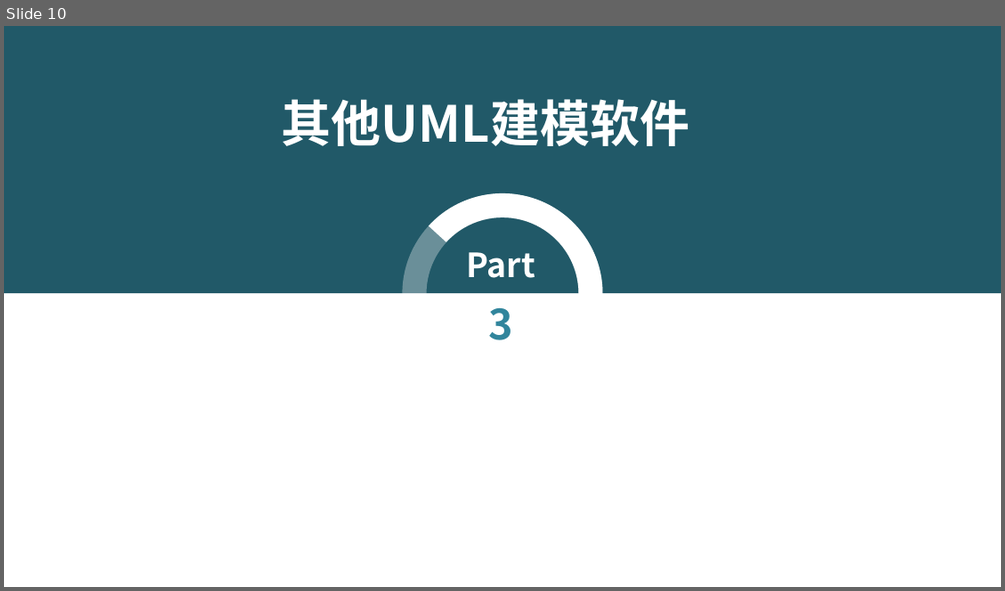
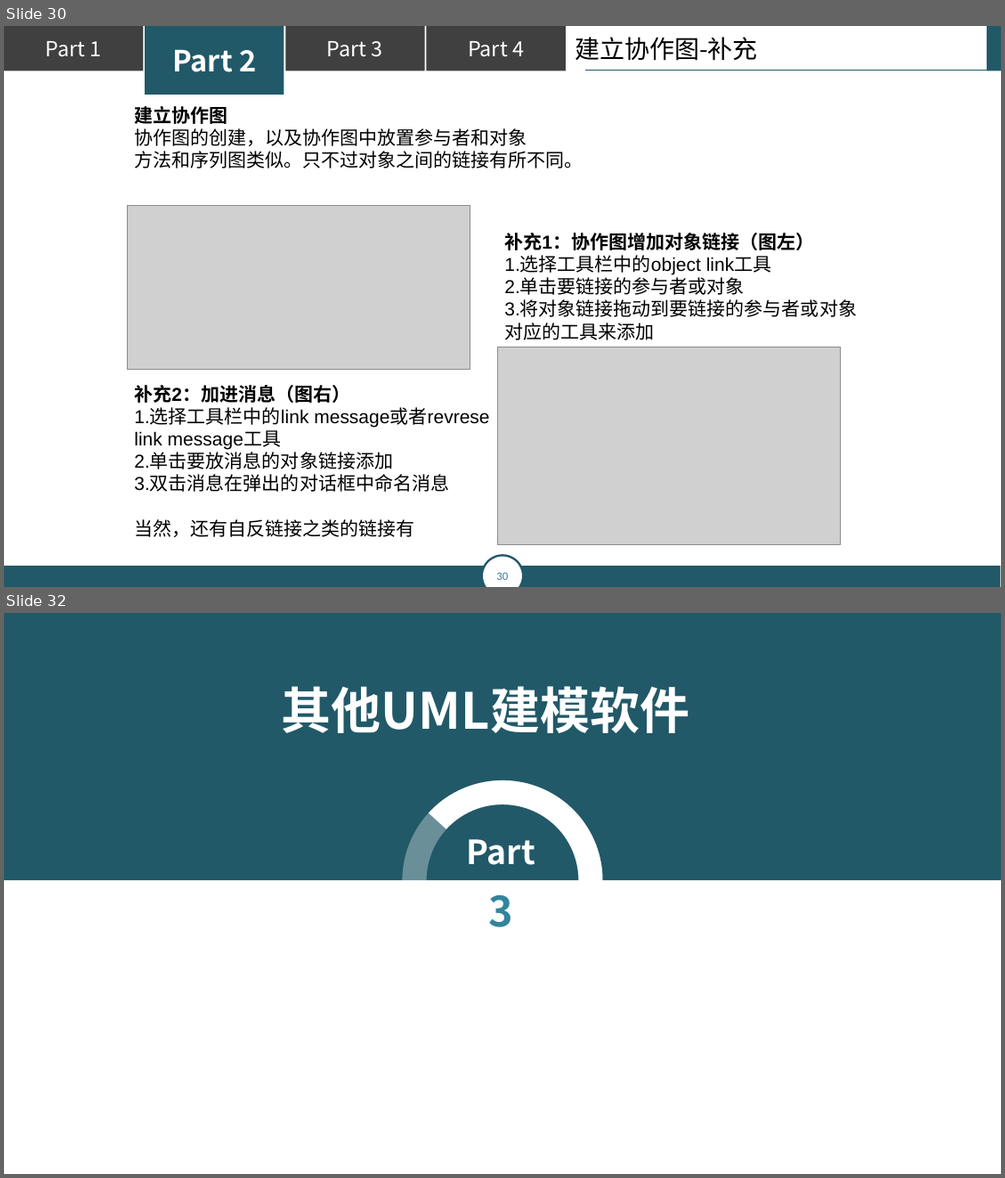
Before and after one commit to popopoi/PRD2018-G07, a slide deck: 翻转课堂PPT/PRD2018-G07-第五周翻转课堂PPT.pptx. Shown one above the other, each under a label of ours: slide 10 before the commit, slides 30 and 32 after it; the slides between them are not shown. The pictures are 1005x591 and 1005x1178 pixels, drawn with LibreOffice and Linux fonts; fonts in the diff are those of the drawing; grey boxes stand for pictures; background and template pictures are left out. Boxes give left, top, right and bottom in pixels: in the first picture for what was removed or moved away, otherwise in the second. Text is boxed around its words. In the diff, an @@ line names an element or a change of style, - is before the commit and + after.

```diff
--- a/翻转课堂PPT/PRD2018-G07-第五周翻转课堂PPT.pptx
+++ b/翻转课堂PPT/PRD2018-G07-第五周翻转课堂PPT.pptx
@@ slide 30 added at (4, 26, 1001, 587), background #FFFFFF @@
@@ rectangle added at (4, 26, 143, 70), fill #404040, 20 pt, text #FFFFFF @@
+Part 1
@@ rectangle added at (145, 26, 283, 94), fill #215968, 28 pt, text #FFFFFF, bold @@
+Part 2
@@ rectangle added at (285, 26, 424, 70), fill #404040, 20 pt, text #FFFFFF @@
+Part 3
@@ rectangle added at (427, 26, 566, 70), fill #404040, 20 pt, text #FFFFFF @@
+Part 4
@@ text added at (574, 37, 758, 61), 24 pt, text #000000 @@
+建立协作图-补充
@@ rectangle added at (987, 26, 1001, 70), fill #215968 @@
@@ line added from (994, 70) to (585, 70), #215968 0.75 pt @@
@@ text added at (134, 106, 582, 168), 18 pt, text #000000 @@
+建立协作图
+协作图的创建，以及协作图中放置参与者和对象
+方法和序列图类似。只不过对象之间的链接有所不同。
@@ picture added at (127, 205, 469, 370) @@
@@ text added at (504, 232, 857, 340), 18 pt, text #000000 @@
+补充1：协作图增加对象链接（图左）
+1.选择工具栏中的object link工具
+2.单击要链接的参与者或对象
+3.将对象链接拖动到要链接的参与者或对象
+对应的工具来添加
@@ picture added at (497, 347, 840, 545) @@
@@ text added at (134, 385, 489, 537), 18 pt, text #000000 @@
+补充2：加进消息（图右）
+1.选择工具栏中的link message或者revrese
+link message工具
+2.单击要放消息的对象链接添加
+3.双击消息在弹出的对话框中命名消息
+当然，还有自反链接之类的链接有
@@ page number added at (482, 556, 523, 587), fill #FFFFFF, outline #215968 2 pt, 11 pt, text #31859C @@
+30
@@ rectangle added at (4, 566, 1000, 587), fill #215968 @@
@@ what was slide 10 is now slide 32 @@
```
Also in this commit, not shown: 21 other slides added, 1 other file.
